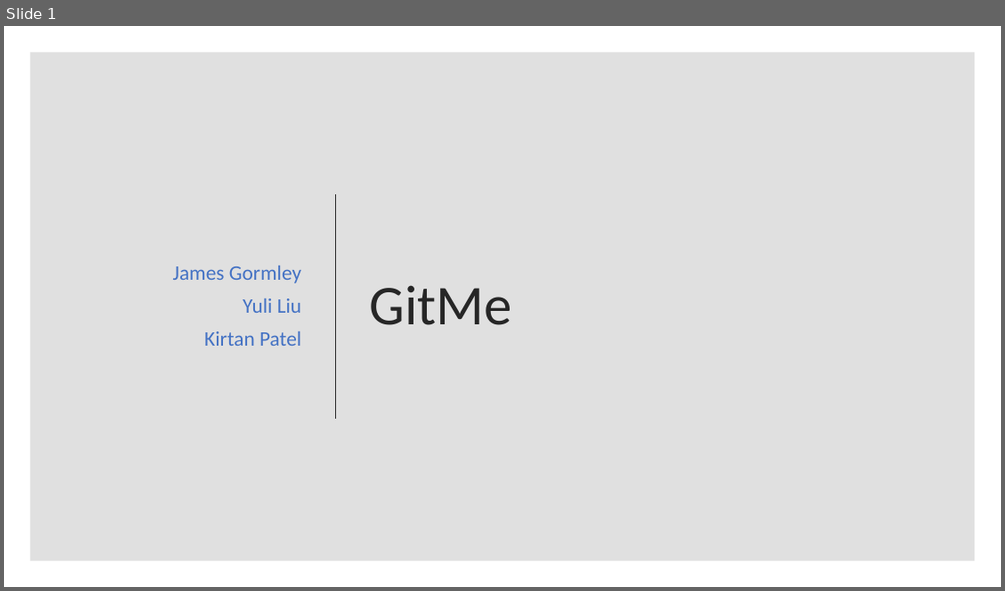
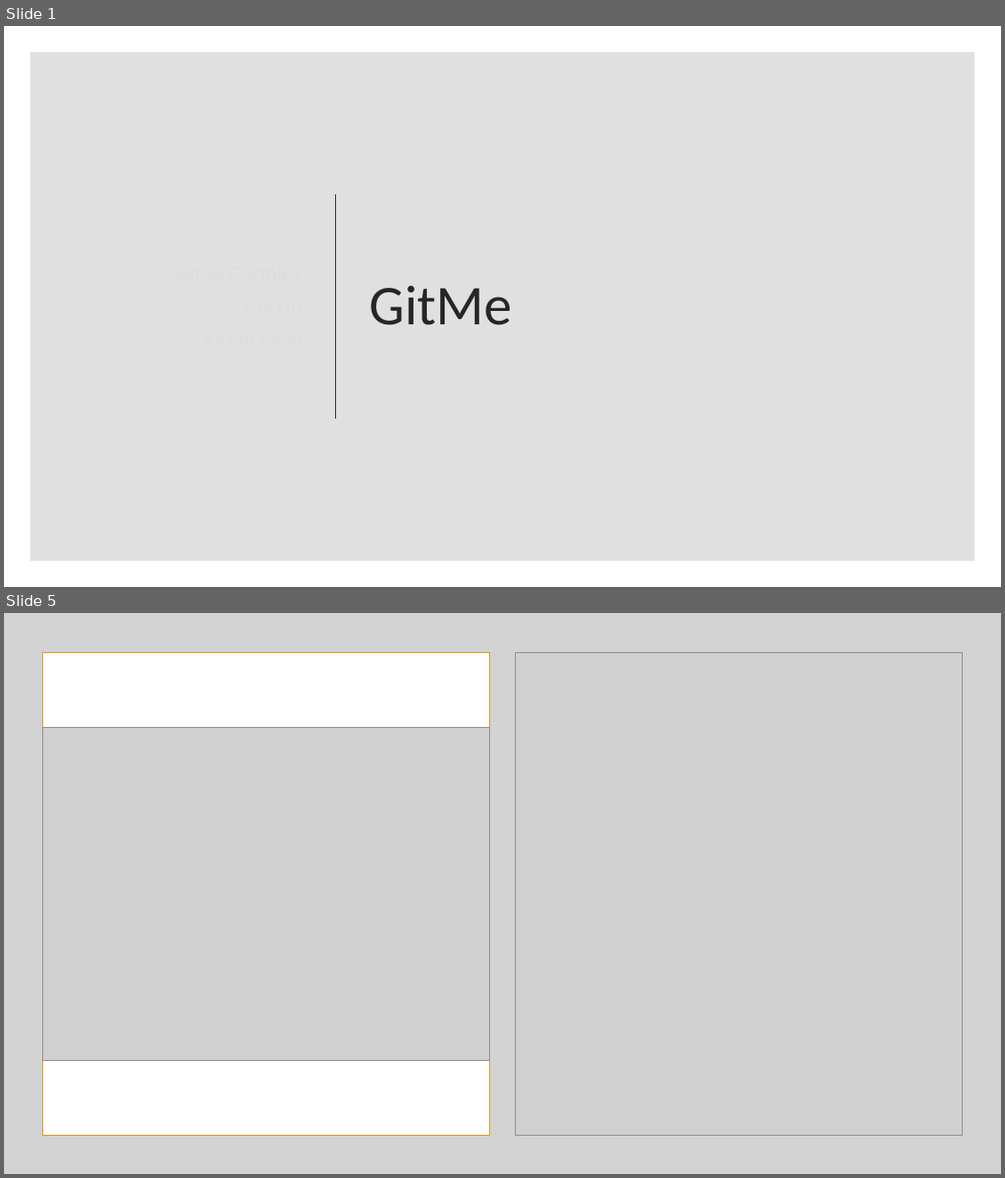
Before and after one commit to Yuliy97/GitMe, a slide deck: Gitme.pptx. Shown one above the other, each under a label of ours: slide 1 before the commit, slides 1 and 5 after it; the slides between them are not shown. The pictures are 1005x591 and 1005x1178 pixels, drawn with LibreOffice and Linux fonts; fonts in the diff are those of the drawing; grey boxes stand for pictures. Boxes give left, top, right and bottom in pixels: in the first picture for what was removed or moved away, otherwise in the second. Text is boxed around its words. In the diff, an @@ line names an element or a change of style, - is before the commit and + after.

```diff
--- a/Gitme.pptx
+++ b/Gitme.pptx
@@ slide 5 added at <box>4,613,1001,1174</box>, background #F8F8F8 @@
@@ rectangle added at <box>4,613,1001,1174</box>, fill #808080 at 30% opacity @@
@@ rectangle added at <box>43,653,489,1135</box>, fill #FFFFFF, outline #E19314 1 pt @@
@@ rectangle added at <box>516,653,962,1135</box>, fill #FFFFFF, outline #E19314 1 pt @@
@@ picture added at <box>516,653,962,1135</box> @@
@@ picture added at <box>43,728,489,1060</box> @@
@@ slide 1 changed as well @@
@@ subtitle removed at <box>173,265,301,346</box> @@
-James Gormley
-Yuli Liu
-Kirtan Patel
```
Also in this commit, not shown: 9 other slides added, 7 slides removed.
